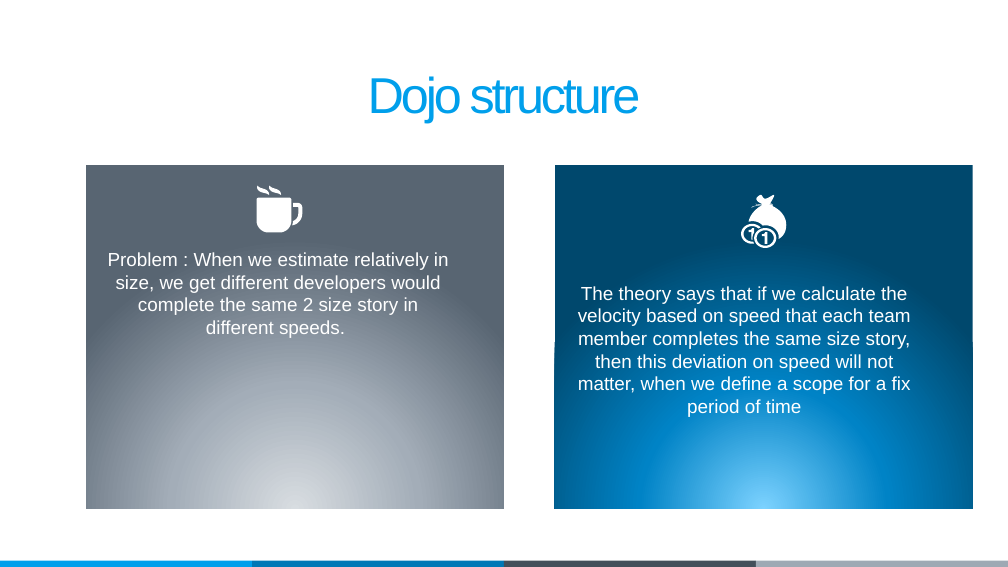
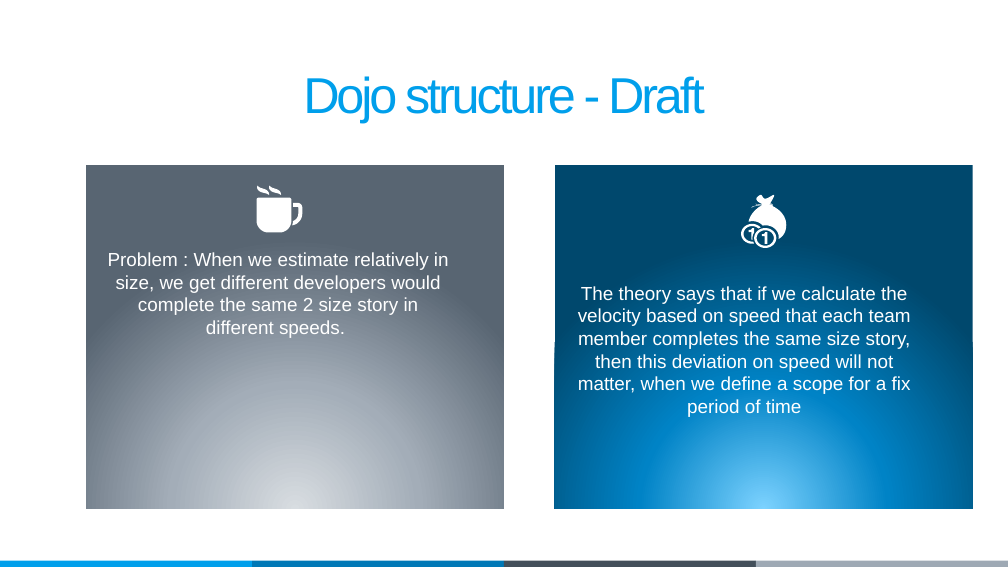
Before and after one commit to leonardo-s-mattos/presentations, a slide deck: slide 15 of DeepLeariningAndDojo Paper.pptx. Drawn at 1008x567 pixels with LibreOffice and Linux fonts; fonts in the diff are those of the drawing. Boxes give left, top, right and bottom in pixels: in the first picture for what was removed or moved away, otherwise in the second. Text is boxed around its words. In the diff, an @@ line names an element or a change of style, - is before the commit and + after.

```diff
--- a/DeepLeariningAndDojo Paper.pptx
+++ b/DeepLeariningAndDojo Paper.pptx
@@ text at [303,76,705,123]: text changed @@
-Dojo structure
+Dojo structure - Draft
```
Also in this commit, not shown: 3 other slides changed, 1 slide removed, 4 other files.
